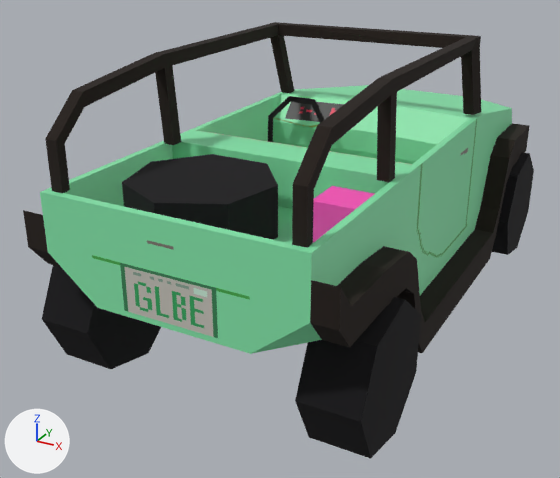
Renders of the glTF model Assets/Player/Model/TheCar.glb from each side of a commit.
Camera for both pictures: a camera (50 mm lens) standing at (2.03, -4.55, 1.75) and looking at (-0.27, -0.35, -0.35). The lights are fixed; the arrows at lower left show +X, +Y and +Z. Where no turn or scale is listed for an object, it has been applied to the vertices.

The first picture shows 'Chassis', 'Pink Cube', 'Roll Bar', 'Spare Tire', 'Steering Wheel', 'Tire-FL', 'Tire-RL', 'Tire-RR'.
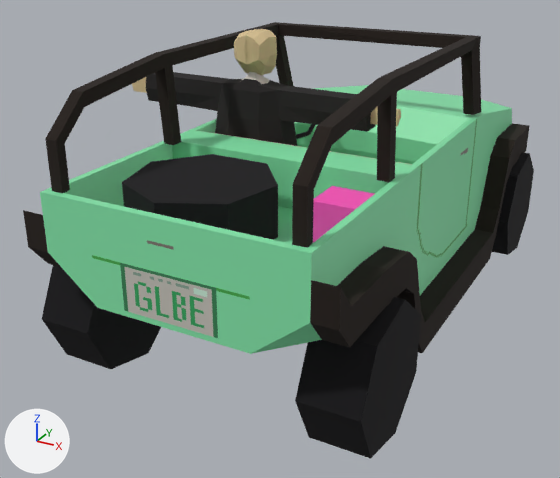
Changed parts and their boxes (x1, y1, x2, y2) in the pictures (560 x 478 px):
'Suit', added
    after: (146, 72, 376, 146)
'Head', added (yellow)
    after: (234, 29, 277, 75)
'Steering Wheel', moved, turned, rescaled
    before: (268, 96, 325, 142)
    after: (296, 124, 316, 139)
'Right Hand', added
    after: (370, 107, 401, 127)
'Left Hand', added
    after: (132, 77, 147, 93)

Patch to the scene script:
```diff
--- a/Assets/Player/Model/TheCar.glb.py
+++ b/Assets/Player/Model/TheCar.glb.py
@@ img_head @@
+img_head = load_image('Head', '_unpacked/Head', 32, 32, 'sRGB')
@@ img_suit @@
+img_suit = load_image('Suit', '_unpacked/Suit', 32, 32, 'sRGB')
@@ mat_head @@
+mat_head = principled_material('Head')
+mat_head.texture = img_head
+mat_head.roughness = 1.0
@@ mat_suitcolor @@
+mat_suitcolor = bpy.data.materials.new('SuitColor')
+mat_suitcolor.use_nodes = True; mat_suitcolor.node_tree.nodes.clear()
+_N = mat_suitcolor.node_tree.nodes; _L = mat_suitcolor.node_tree.links
+n0 = _N.new('ShaderNodeBsdfPrincipled'); n0.name = 'Principled BSDF'
+n0.inputs[2].default_value = 1.0  # 'Roughness'
+n1 = _N.new('ShaderNodeOutputMaterial'); n1.name = 'Material Output'
+n2 = _N.new('ShaderNodeVertexColor'); n2.name = 'Color Attribute'
+_L.new(n0.outputs[0], n1.inputs[0])  # 'BSDF' to 'Surface'
+_L.new(n2.outputs[0], n0.inputs[0])  # 'Color' to 'Base Color'
@@ mat_suit @@
+mat_suit = bpy.data.materials.new('Suit')
+# uses the picture img_suit
@@ mat_hand @@
+mat_hand = principled_material('Hand')
+mat_hand.base_color = (0.665, 0.515, 0.279)  # beige #d5be90
+mat_hand.roughness = 1.0
@@ me_cube_035 @@
+me_cube_035.from_pydata(...)  # 40 vertices, 76 faces; spans x -0.118..0.118, y -0.132..0.139, z -0.158..0.128
+me_cube_035.materials.append(mat_head)  # picture img_head
@@ me_cube_037 @@
+me_cube_037.from_pydata(...)  # 207 vertices, 410 faces; spans x -0.8..0.8, y -0.15..0.3, z -0.8..0.75
+# faces by material slot: [386, 24]
+me_cube_037.materials.append(mat_suitcolor)
+me_cube_037.materials.append(mat_suit)
@@ me_cube_038 @@
+me_cube_038.from_pydata(...)  # 32 vertices, 60 faces; spans x 0.784..0.977, y -0.018..0.018, z 0.485..0.609
+me_cube_038.materials.append(mat_hand)  # beige #d5be90
@@ me_cube_039 @@
+me_cube_039.from_pydata(...)  # 32 vertices, 60 faces; spans x -0.971..-0.778, y -0.018..0.018, z 0.485..0.609
+me_cube_039.materials.append(mat_hand)  # beige #d5be90
@@ ob_steering_wheel @@
 ob_steering_wheel = bpy.data.objects.new('Steering Wheel', me_circle_001)
-ob_steering_wheel.location = (-0.448, 0.187, 0.265)
-ob_steering_wheel.rotation_euler = (0.475, 0.0, -3.142)  # degrees (27, 0, -180)
-ob_steering_wheel.scale = (0.684, 0.684, 0.684)
+ob_steering_wheel.location = (-0.448, 0.187, 0.347)
+ob_steering_wheel.rotation_euler = (0.645, 0.0, -3.142)  # degrees (37, 0, -180)
+ob_steering_wheel.scale = (0.56, 0.56, 0.56)
@@ ob_head @@
+ob_head = bpy.data.objects.new('Head', me_cube_035)
+ob_head.location = (-0.455, -0.351, 0.879)
@@ ob_suit @@
+ob_suit = bpy.data.objects.new('Suit', me_cube_037)
+ob_suit.location = (-0.458, -0.356, 0.045)
@@ ob_right_hand @@
+ob_right_hand = bpy.data.objects.new('Right Hand', me_cube_038)
+ob_right_hand.location = (-0.458, -0.356, 0.045)
@@ ob_left_hand @@
+ob_left_hand = bpy.data.objects.new('Left Hand', me_cube_039)
+ob_left_hand.location = (-0.458, -0.356, 0.045)
```
